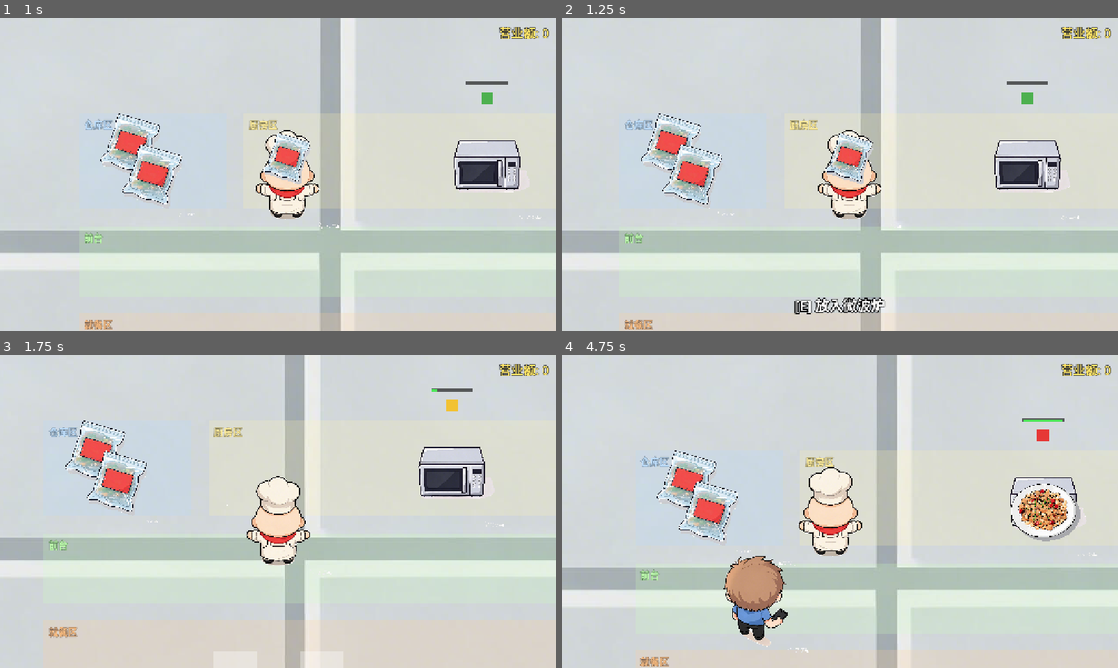
Above: before the commit, frames 1-4 (two rows, left to right).
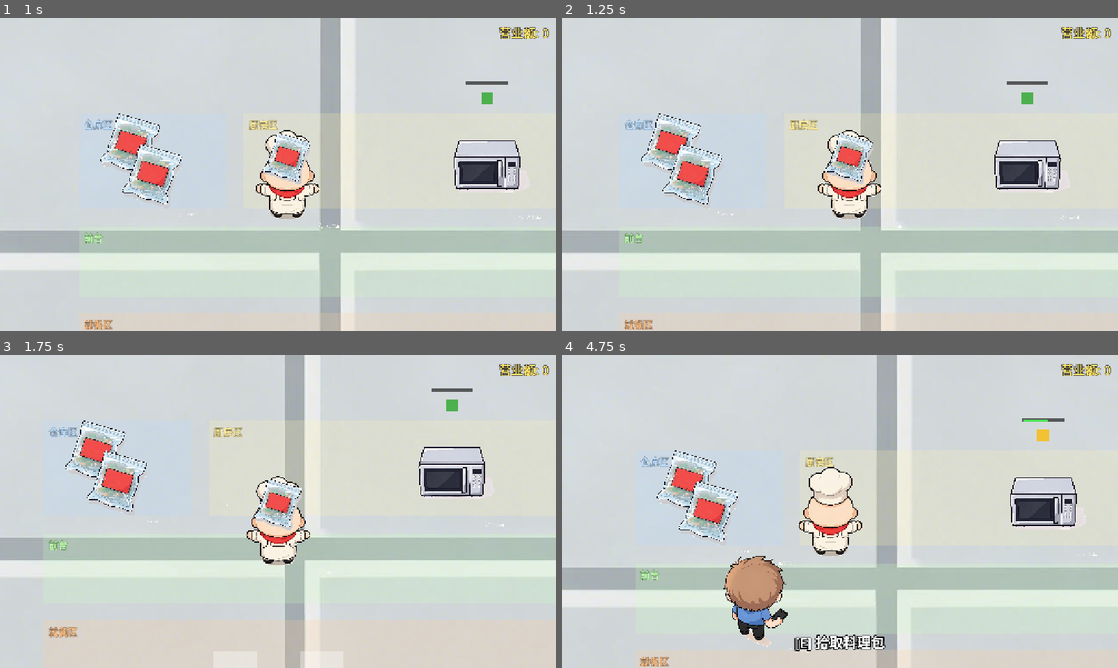
Above: after the commit, the same moments.

Repository: 408Survivor/order_rush
Game: Godot game, scene res://scenes/MainScene.tscn
Same seed, same stepped clock (60 frames per second), same inputs: the game is played once before the commit and once after it.
Inputs:
- Up to frame 1 (1 s): tap Enter at 0.5 s; hold D (move_right) from 0.53 s (still down); hold Space (interact) from 0.53 s (still down)
- Up to frame 2 (1.25 s): keep holding D (move_right); keep holding Space (interact)
- Up to frame 3 (1.75 s): release D (move_right) at 1.28 s; release Space (interact) at 1.28 s; hold S (move_down) from 1.28 s (still down); tap Space (interact) at 1.35 s
- Up to frame 4 (4.75 s): release S (move_down) at 2.03 s; hold D (move_right) 2.03-2.78 s; hold Space (interact) 2.03-2.78 s; hold W (move_up) 2.78-3.53 s; tap Space (interact) at 2.85, 4.35 s; hold Space (interact) 3.53-4.28 s; hold A (move_left) from 3.53 s (still down)

Frame 1 is identical in both runs. In frame 2, 0.6% of the frame differs, in the area x 41-59%, y 89-95%; in frame 3, 1.0%; in frame 4, 2.4%, in the area x 41-94%, y 20-95%.

Commit message:
feat: 交互范围缩小（300→160）+ 微波炉矩形碰撞 (#18)
- InteractArea 半径 300→160：交互触发距离从 456px 缩至 ~285px，贴近才可操作
- 微波炉碰撞体圆形→矩形 250x250（贴合方形机身）
- 运行探针实测：320px 无交互、260px 触发

Diff:
--- a/scenes/entities/PlayerCharacter.tscn
+++ b/scenes/entities/PlayerCharacter.tscn
@@ -7,7 +7,7 @@
 radius = 117.0
 
 [sub_resource type="CircleShape2D" id="CircleShape2D_interact"]
-radius = 300.0
+radius = 160.0
 
 [node name="PlayerCharacter" type="CharacterBody2D" unique_id=1418374193]
 collision_layer = 2
--- a/scenes/props/Microwave.tscn
+++ b/scenes/props/Microwave.tscn
@@ -3,8 +3,8 @@
 [ext_resource type="Texture2D" uid="uid://b7h71vqcban3x" path="res://assets/art/items/microwave_idle.png" id="1_tex"]
 [ext_resource type="Script" uid="uid://d0ff7b81c1n73" path="res://scripts/items/microwave.gd" id="2_script"]
 
-[sub_resource type="CircleShape2D" id="CircleShape2D_mw"]
-radius = 156.0
+[sub_resource type="RectangleShape2D" id="RectangleShape2D_mw"]
+size = Vector2(250, 250)
 
 [node name="Microwave" type="Area2D"]
 collision_layer = 5
@@ -16,7 +16,7 @@
 texture = ExtResource("1_tex")
 
 [node name="CollisionShape2D" type="CollisionShape2D" parent="."]
-shape = SubResource("CircleShape2D_mw")
+shape = SubResource("RectangleShape2D_mw")
 
 [node name="Indicator" type="ColorRect" parent="."]
 offset_left = -14.0
